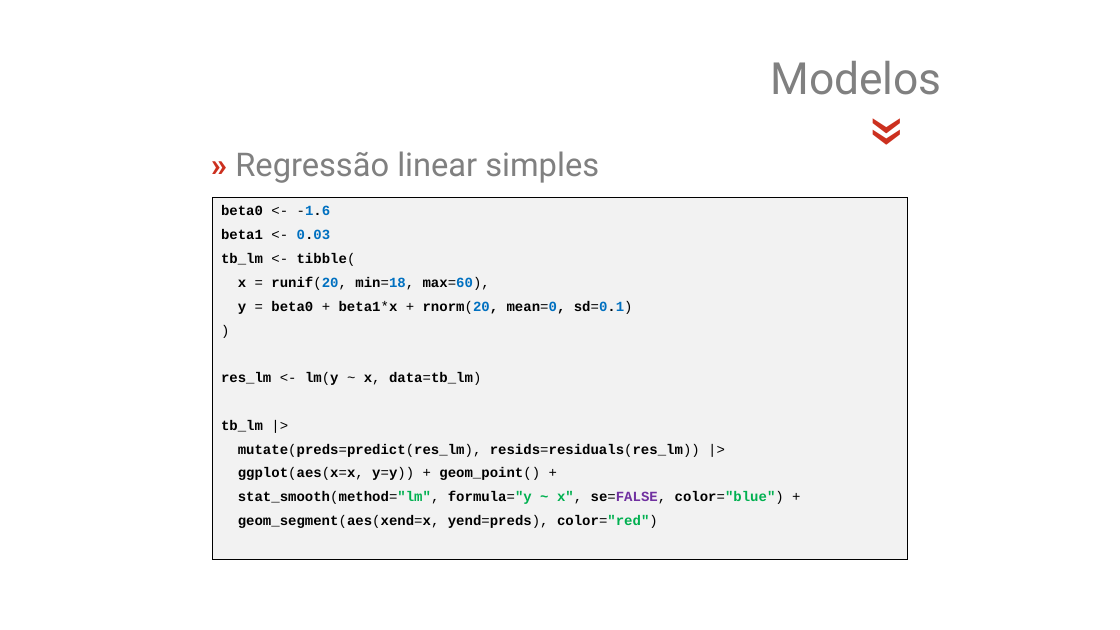
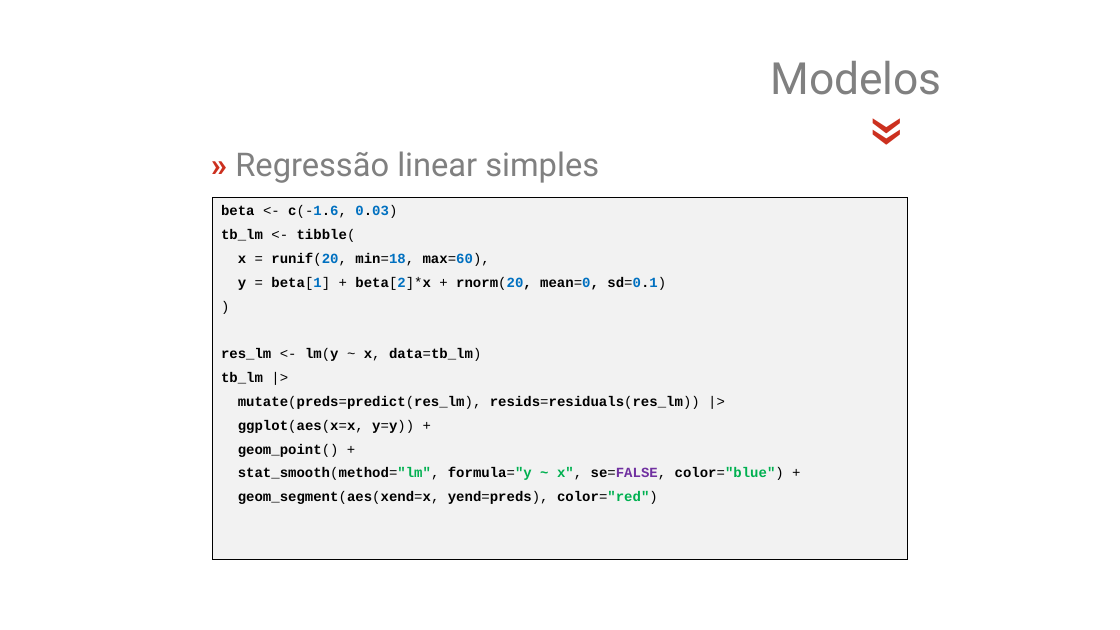
Before and after one commit to jsollari/DSR-II2026, a slide deck: slide 19 of docs/DSR-II2026_JL_slides.pptx. Drawn at 1120x630 pixels with LibreOffice and Linux fonts; fonts in the diff are those of the drawing; background and template pictures are left out. Boxes give left, top, right and bottom in pixels: in the first picture for what was removed or moved away, otherwise in the second. Text is boxed around its words. In the diff, an @@ line names an element or a change of style, - is before the commit and + after.

```diff
--- a/docs/DSR-II2026_JL_slides.pptx
+++ b/docs/DSR-II2026_JL_slides.pptx
@@ text in rectangle at (x1=221, y1=205, x2=397, y2=218): text changed @@
-beta0 <- -1.6
-beta1 <- 0.03
+beta <- c(-1.6, 0.03)
@@ text in rectangle at (x1=238, y1=277, x2=666, y2=290): text changed @@
-y = beta0 + beta1*x + rnorm(20, mean=0, sd=0.1)
+y = beta[1] + beta[2]*x + rnorm(20, mean=0, sd=0.1)
@@ text in rectangle at (x1=238, y1=420, x2=414, y2=457): text changed @@
-ggplot(aes(x=x, y=y)) + geom_point() +
+ggplot(aes(x=x, y=y)) +
+geom_point() +
```
Also in this commit, not shown: 15 other slides changed, 33 other files.
